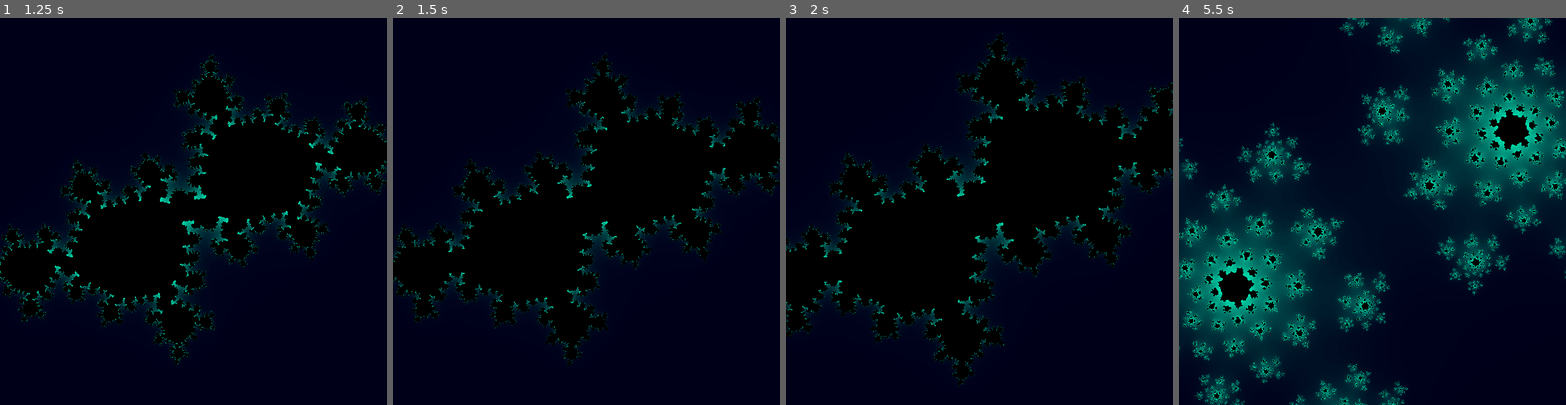
Above: before the commit, frames 1-4 (left to right).
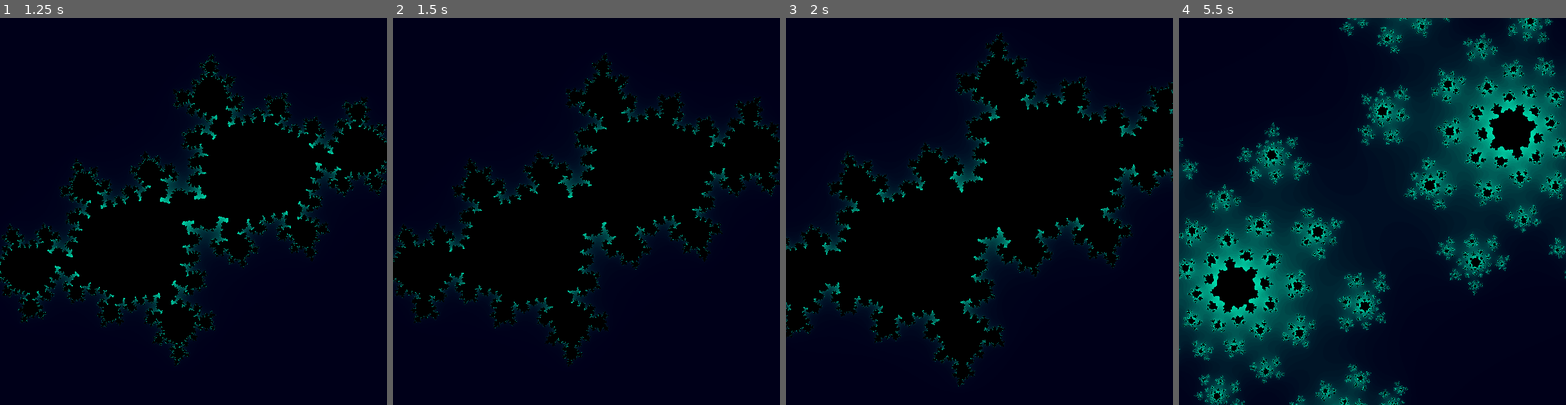
Above: after the commit, the same moments.

Repository: jammin-ben/Julia_Generator
Game: Godot game, scene res://main.tscn
Two runs of this game, one before a commit and one after it. Both use one fixed random seed, a clock stepped at 60 frames per second and the inputs below. The engine's default icon, where the game draws it, is replaced by a stand-in: a white triangle on a blue panel in a dark square.
Inputs:
- Up to frame 1 (1.25 s): tap Enter (ui_accept) at 0.5, 0.77 s; hold D (right) from 0.53 s (still down)
- Up to frame 2 (1.5 s): release D (right) at 1.28 s; hold K (iterdown) from 1.28 s (still down)
- Up to frame 3 (2 s): keep holding K (iterdown); tap Enter (ui_accept) at 1.52 s
- Up to frame 4 (5.5 s): release K (iterdown) at 2.03 s; hold D (right) 2.03-2.78 s; hold I (iterup) 2.78-3.53 s; tap Enter (ui_accept) at 3.02, 3.5, 3.77, 4.52 s; hold A (left) 3.53-5.03 s; hold K (iterdown) from 5.03 s (still down)

Frame 1 is identical in both runs. In frame 2, less than 0.1% of the frame differs, in the area x 0-100%, y 12-88%; in frame 3, 2.0%; in frame 4, 8.5%, in the area x 0-100%, y 0-100%.

Commit message:
added continuous iter change

Diff:
--- a/TextureRect.gd
+++ b/TextureRect.gd
@@ -1,13 +1,21 @@
 extends TextureRect
 const SPEED = .1
+const MAX_ITER_ACCEL = 50
+
+onready var num_iter = float(self.material.get_shader_param("num_iter"))
+
+var iter_speed = 12 #iter changes per second
+var iter_accel = 0
+
 func _process(delta):
-	if(Input.is_action_just_pressed("iterup")):
-		var num_iter = self.material.get_shader_param("num_iter")
-		self.material.set_shader_param("num_iter",num_iter + 1)
-	if(Input.is_action_just_pressed("iterdown")):
-		var num_iter = self.material.get_shader_param("num_iter")
-		self.material.set_shader_param("num_iter",num_iter - 1)
-
+	var iter_delta = Input.get_action_strength("iterup") - Input.get_action_strength("iterdown")
+	if iter_delta != 0:
+		num_iter += (iter_speed + iter_accel) * delta * iter_delta
+		self.material.set_shader_param("num_iter",num_iter)
+		iter_accel += 3*delta
+		iter_accel = min(iter_accel,MAX_ITER_ACCEL)
+	else:
+		iter_accel = 0
 	var lr = Input.get_action_strength("right") - Input.get_action_strength("left")
 	var ud = Input.get_action_strength("up") - Input.get_action_strength("down")
 	if lr !=0 or ud != 0:
